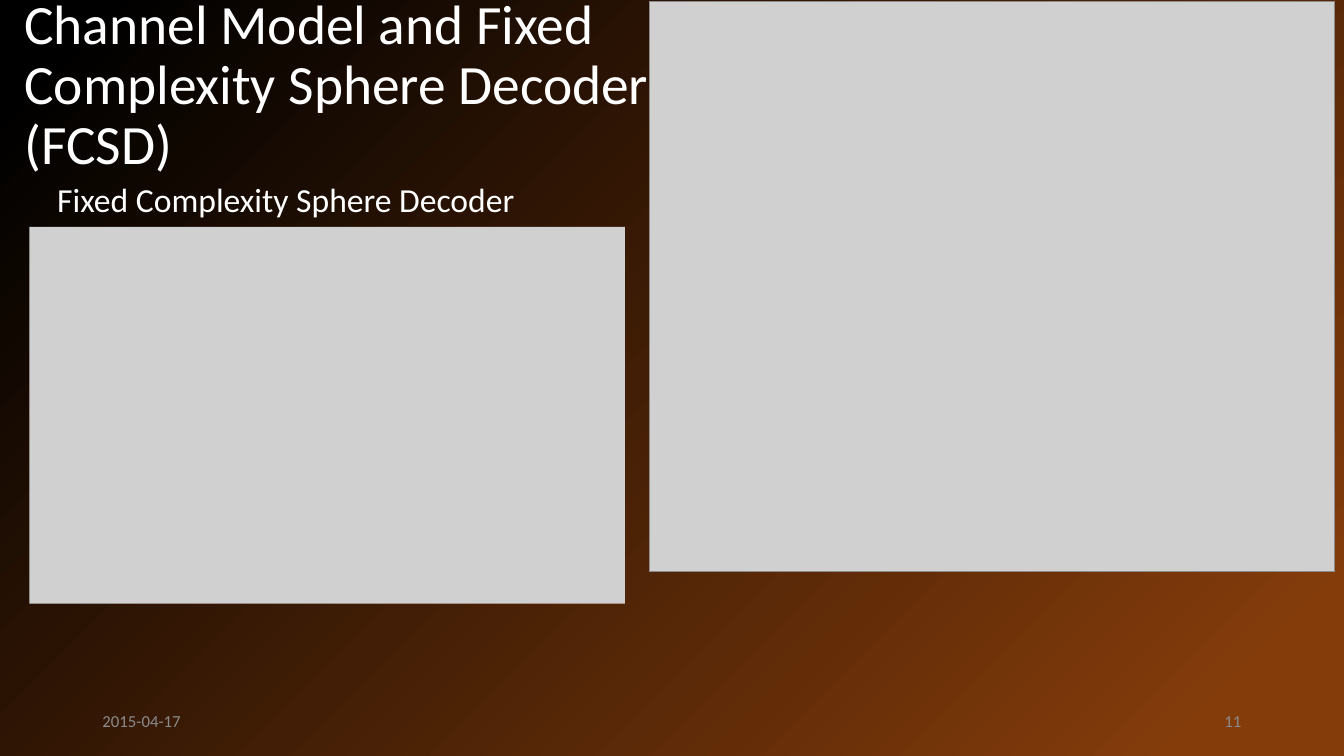
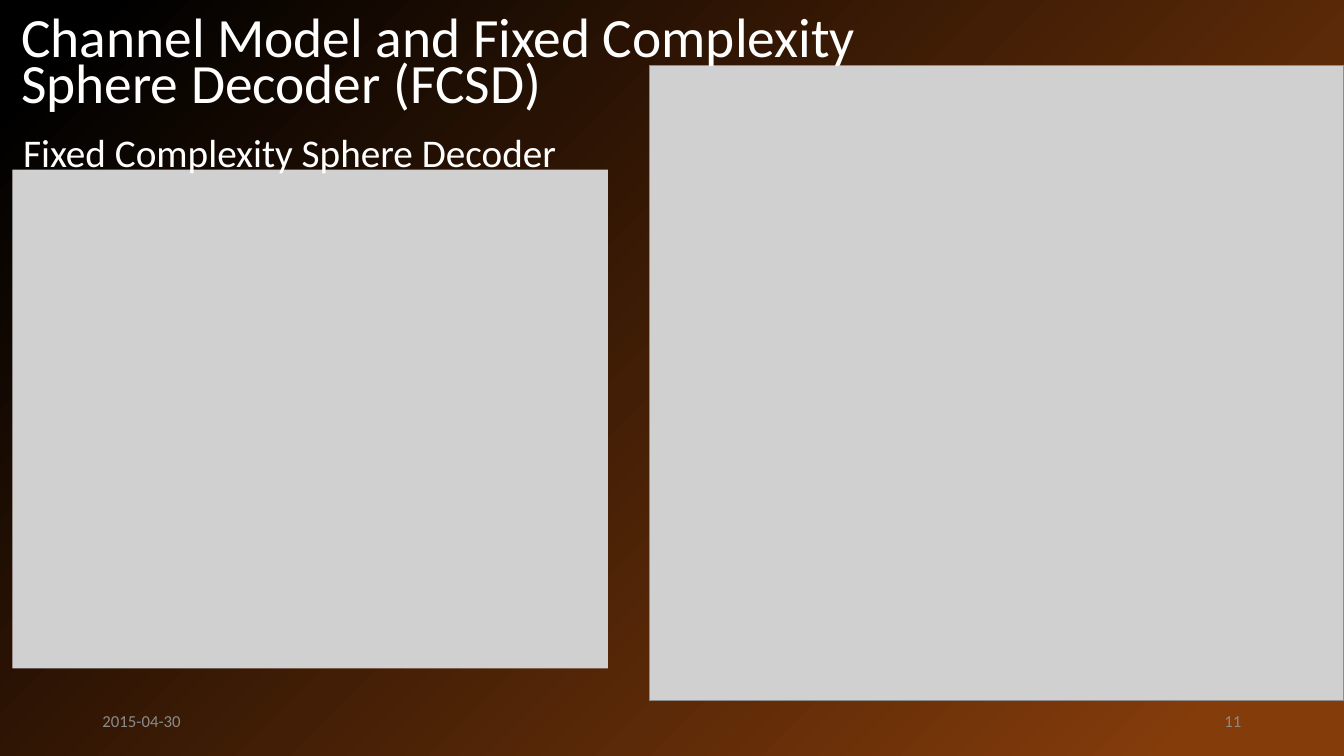
Before and after one commit to john-jiang-ca/Tianpei, a slide deck: slide 11 of FCSD-CUDA project/Presentation/CCECE2015 Presentation Tianpei Chen.pptx. Drawn at 1344x756 pixels with LibreOffice and Linux fonts; fonts in the diff are those of the drawing; grey boxes stand for pictures. Boxes give left, top, right and bottom in pixels: in the first picture for what was removed or moved away, otherwise in the second. Text is boxed around its words. In the diff, an @@ line names an element or a change of style, - is before the commit and + after.

```diff
--- a/FCSD-CUDA project/Presentation/CCECE2015 Presentation Tianpei Chen.pptx
+++ b/FCSD-CUDA project/Presentation/CCECE2015 Presentation Tianpei Chen.pptx
@@ text "Channel Model and Fixed Complexity ..." moved from (x1=24, y1=5, x2=649, y2=172) to (x1=21, y1=18, x2=855, y2=112) @@
@@ text "Channel Model and Fixed Complexity ..." at (x1=21, y1=18, x2=855, y2=112): line spacing 0.9 to 0.7 @@
@@ picture resized from (x1=649, y1=2, x2=1335, y2=573) to (x1=649, y1=66, x2=1344, y2=702) @@
@@ text "Fixed Complexity Sphere Decoder" moved from (x1=57, y1=188, x2=514, y2=218) to (x1=23, y1=139, x2=556, y2=177) @@
@@ text "Fixed Complexity Sphere Decoder" at (x1=23, y1=139, x2=556, y2=177): size 24 to 28 pt @@
@@ picture resized from (x1=29, y1=227, x2=625, y2=604) to (x1=12, y1=169, x2=608, y2=668) @@
@@ text at (x1=102, y1=716, x2=180, y2=727): text changed @@
-2015-04-17
+2015-04-30
```
Also in this commit, not shown: 17 other slides changed, 5 slides added, 1 other file.
